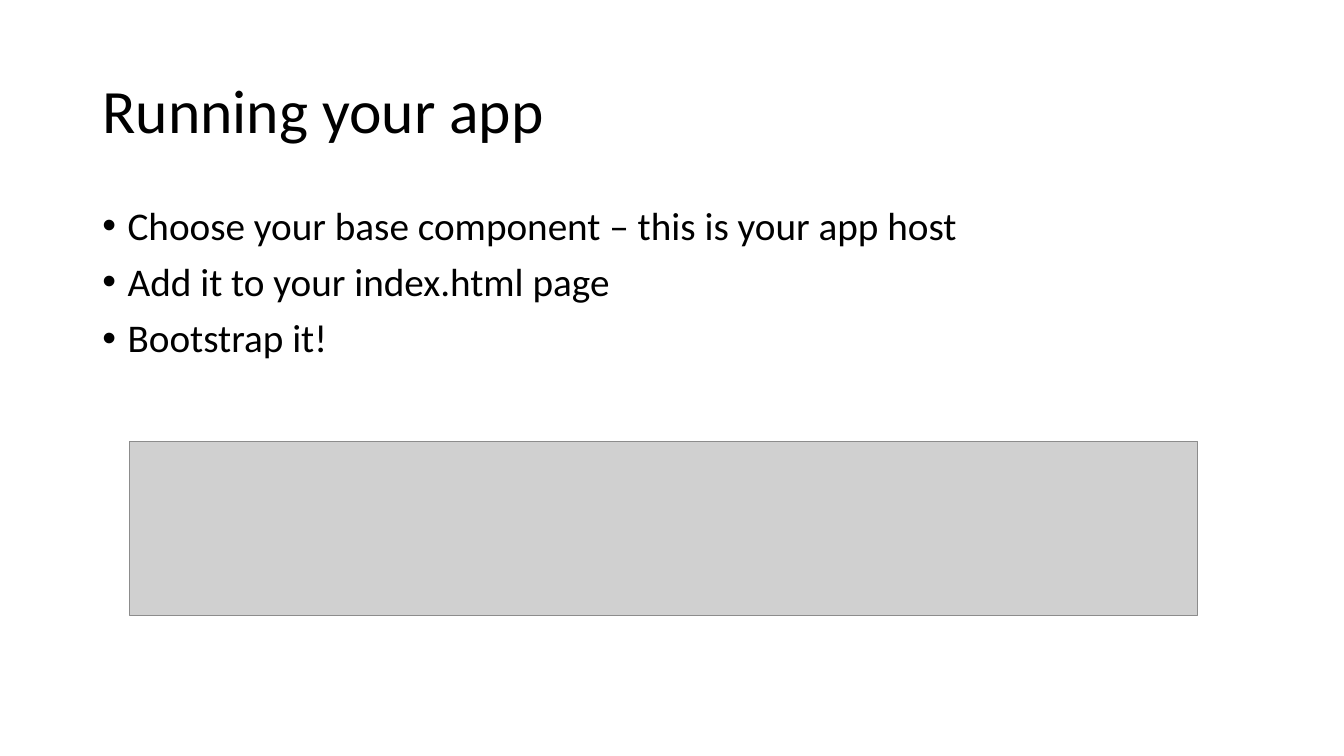
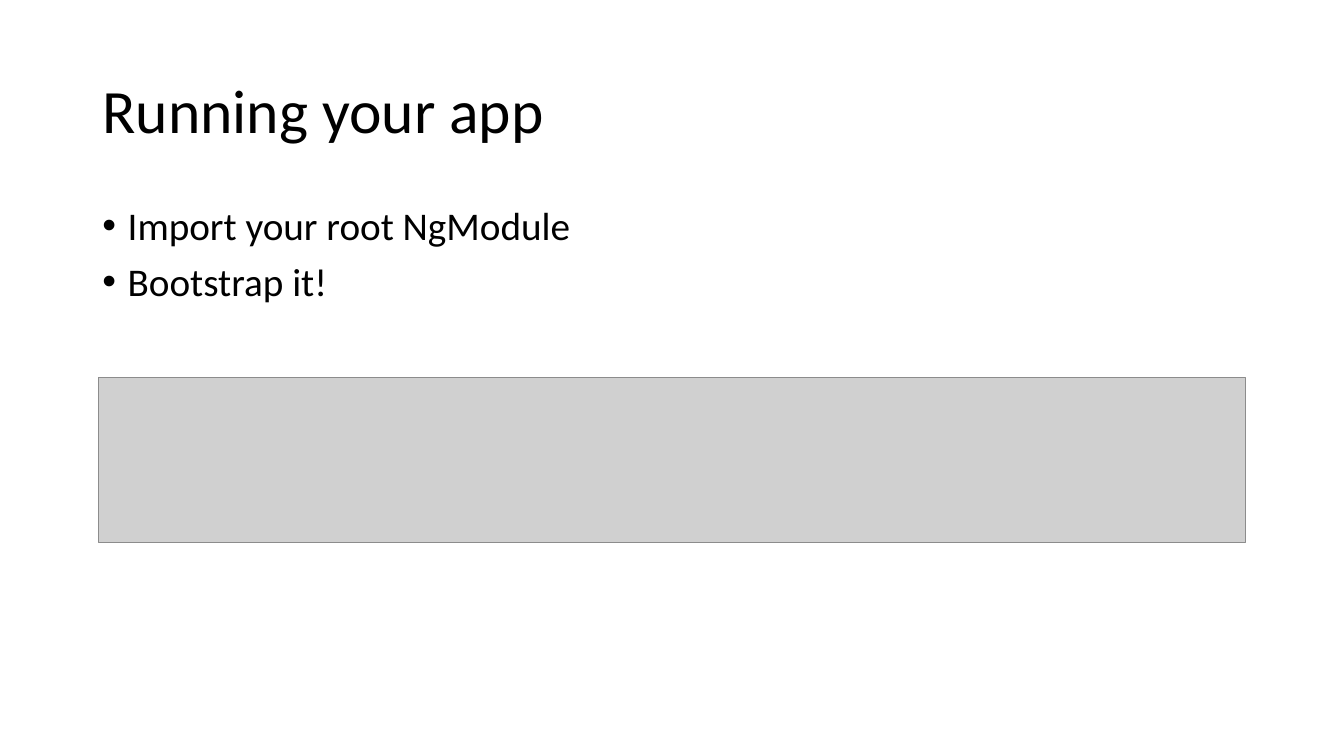
Before and after one commit to schneidenbach/Angular2-AspNetCore-TypeScript-Workshop, a slide deck: slide 9 of slides/2 - Intro to Angular 2.pptx (slide 10 before the commit). Drawn at 1344x756 pixels with LibreOffice and Linux fonts; fonts in the diff are those of the drawing; grey boxes stand for pictures. Boxes give left, top, right and bottom in pixels: in the first picture for what was removed or moved away, otherwise in the second. Text is boxed around its words. In the diff, an @@ line names an element or a change of style, - is before the commit and + after.

```diff
--- a/slides/2 - Intro to Angular 2.pptx
+++ b/slides/2 - Intro to Angular 2.pptx
@@ text at [128, 212, 570, 247]: text changed @@
-• Choose your base component – this is your app host
-• Add it to your index.html page
+• Import your root NgModule
@@ picture added at [98, 378, 1246, 542] @@
@@ picture removed at [130, 442, 1198, 616] @@
```
Also in this commit, not shown: 4 other slides changed, 2 slides added, 3 slides removed, 26 other files.
